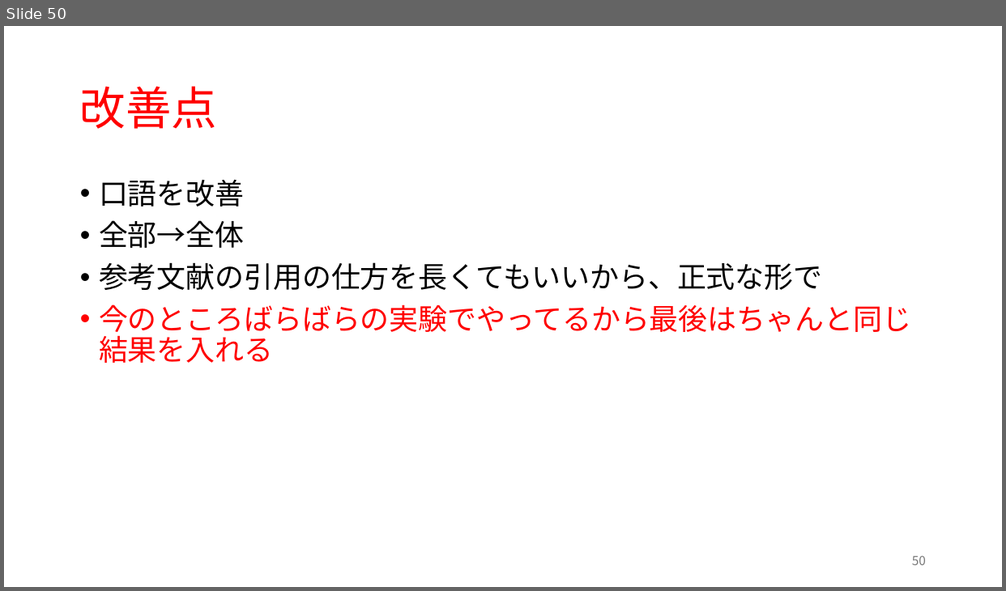
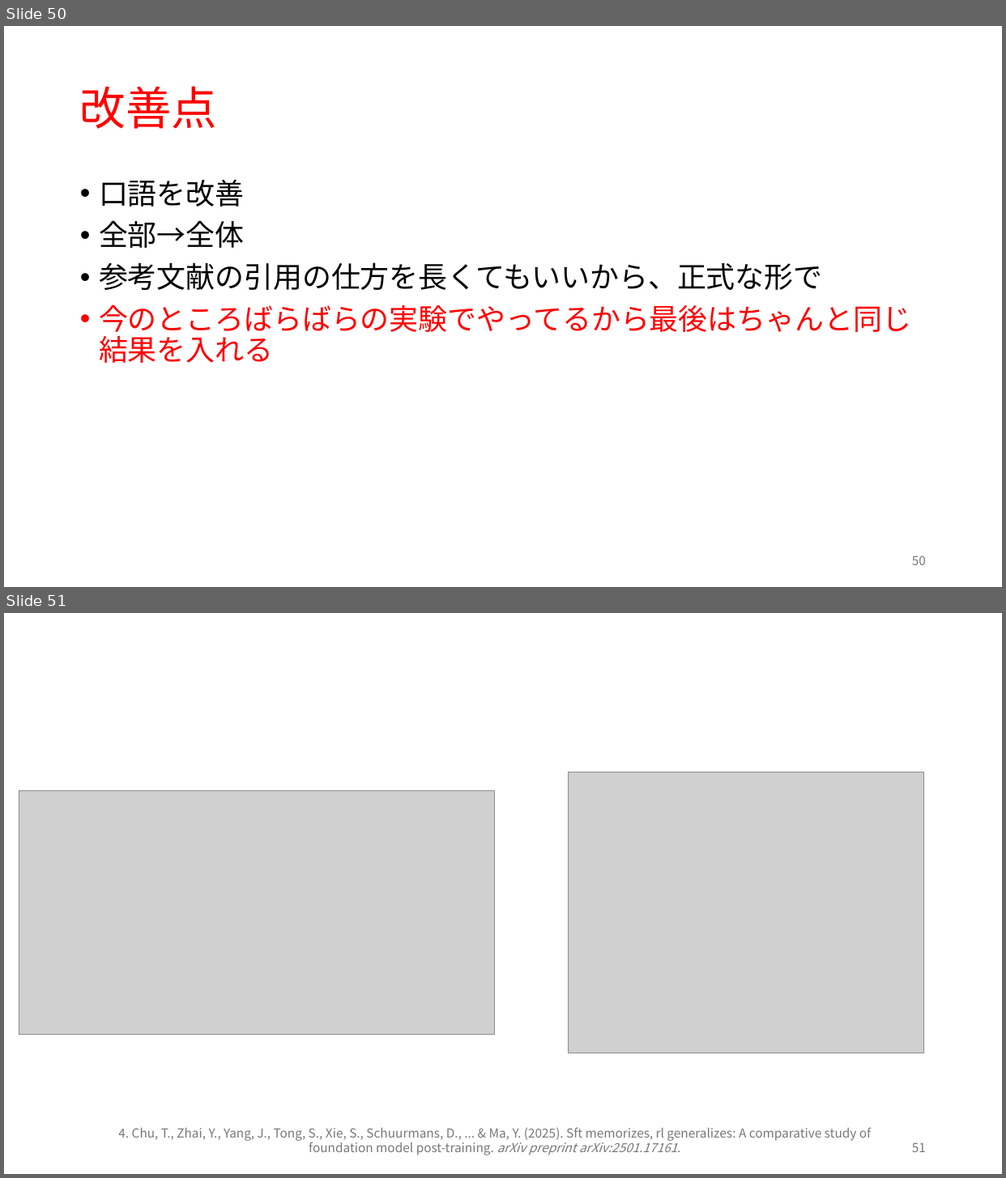
Before and after one commit to rollotea/array-task, a slide deck: 生成AIの追加学習による問題.pptx. Shown one above the other, each under a label of ours: slide 50 before the commit, slides 50 and 51 after it. The pictures are 1006x591 and 1006x1178 pixels, drawn with LibreOffice and Linux fonts; fonts in the diff are those of the drawing; grey boxes stand for pictures. Boxes give left, top, right and bottom in pixels: in the first picture for what was removed or moved away, otherwise in the second. Text is boxed around its words. In the diff, an @@ line names an element or a change of style, - is before the commit and + after.

```diff
--- a/生成AIの追加学習による問題.pptx
+++ b/生成AIの追加学習による問題.pptx
@@ slide 51 added at [4, 613, 1002, 1174], background #FFFFFF @@
@@ picture added at [569, 773, 924, 1053] @@
@@ picture added at [19, 791, 495, 1035] @@
@@ text added at [118, 1127, 871, 1156], 12 pt, text #797979 @@
+4. Chu, T., Zhai, Y., Yang, J., Tong, S., Xie, S., Schuurmans, D., ... & Ma, Y. (2025). Sft memorizes, rl generalizes: A comparative study of foundation model post-training. arXiv preprint arXiv:2501.17161.
@@ page number added at [912, 1144, 926, 1152], 12 pt, text #797979 @@
+51
```
Also in this commit, not shown: 9 slides changed, 1 slide removed, 1 other file.
